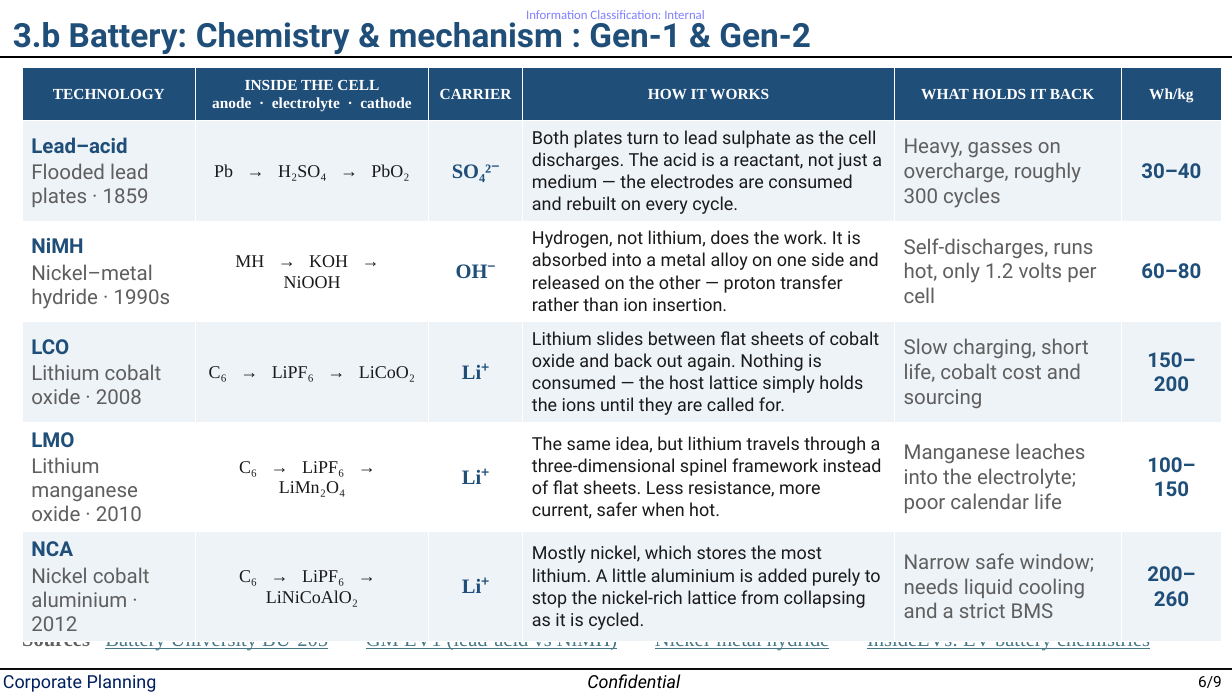
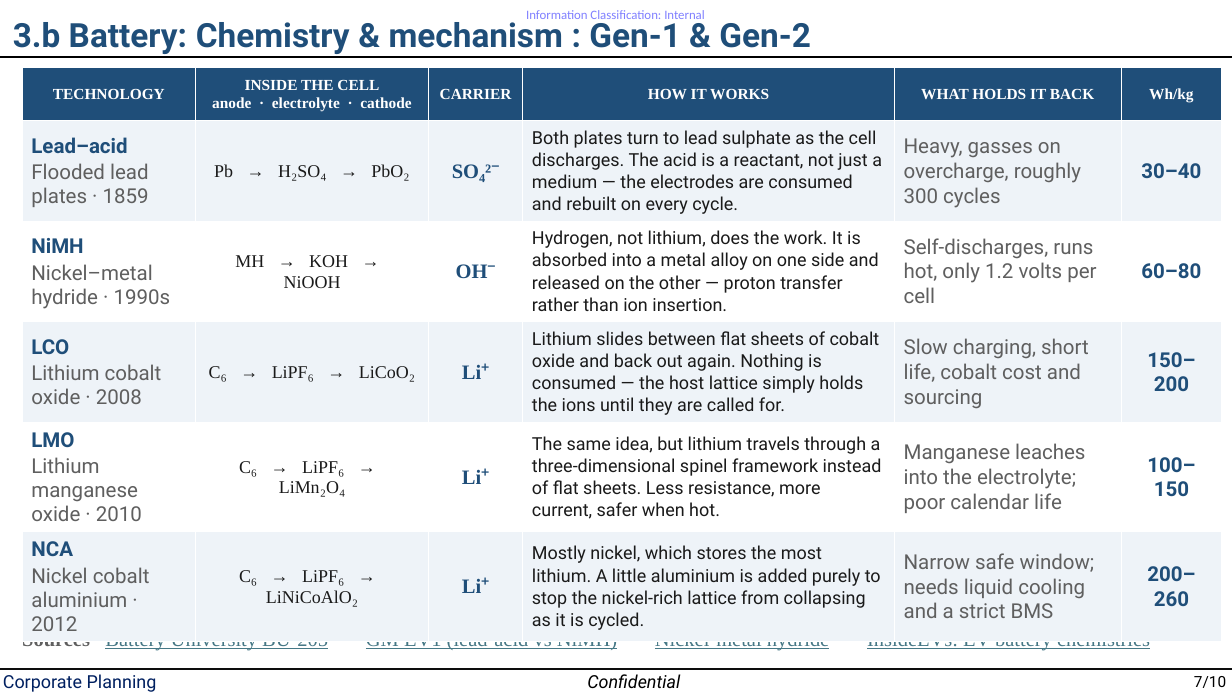
Before and after one commit to Crypto-ashish/ev, a slide deck: slide 8 of EV study.pptx (slide 7 before the commit). Drawn at 1232x693 pixels with LibreOffice and Linux fonts; fonts in the diff are those of the drawing. Boxes give left, top, right and bottom in pixels: in the first picture for what was removed or moved away, otherwise in the second. Text is boxed around its words. In the diff, an @@ line names an element or a change of style, - is before the commit and + after.

```diff
--- a/EV study.pptx
+++ b/EV study.pptx
@@ text at <box>1194,676,1226,688</box>: text changed @@
-6/9
+7/10
```
Also in this commit, not shown: 8 other slides changed, 1 slide added.
